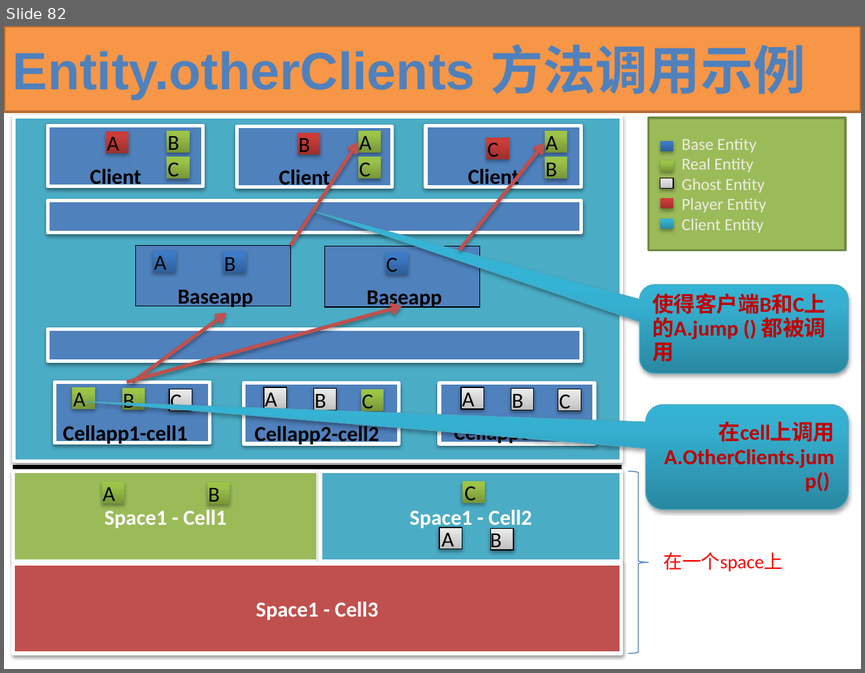
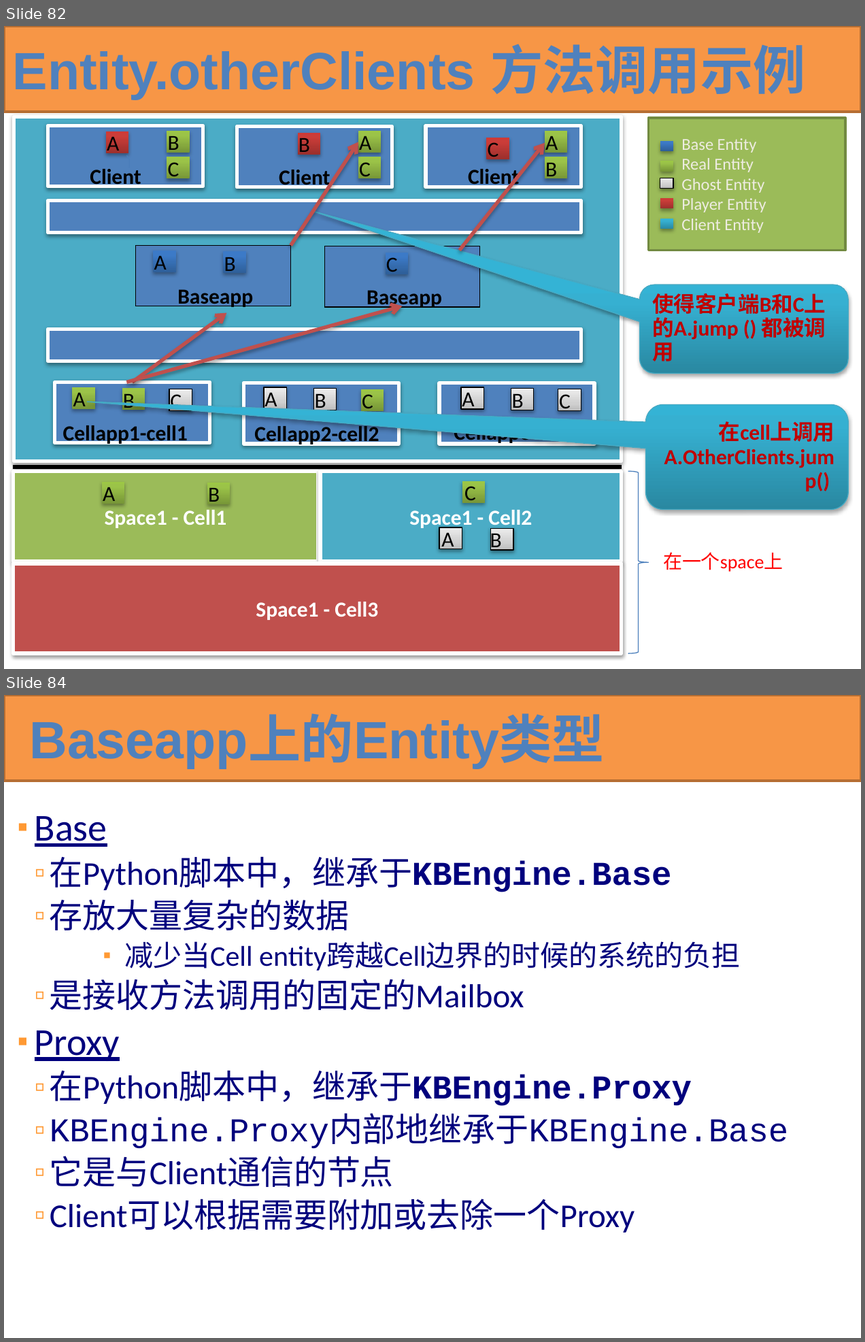
Before and after one commit to kbengine/kbengine_docs, a slide deck: KBEngine技术预览.pptx. Shown one above the other, each under a label of ours: slide 82 before the commit, slides 82 and 84 after it; the slides between them are not shown. The pictures are 865x673 and 865x1342 pixels, drawn with LibreOffice and Linux fonts; fonts in the diff are those of the drawing. Boxes give left, top, right and bottom in pixels: in the first picture for what was removed or moved away, otherwise in the second. Text is boxed around its words. In the diff, an @@ line names an element or a change of style, - is before the commit and + after.

```diff
--- a/KBEngine技术预览.pptx
+++ b/KBEngine技术预览.pptx
@@ slide 84 added at (4, 695, 861, 1338), background #FFFFFF @@
@@ rectangle added at (4, 695, 861, 781), fill #F79646, outline #B76F34 2 pt @@
@@ title added at (29, 717, 604, 768), 44.1 pt, text #4F81BD, bold @@
+Baseapp上的Entity类型
@@ text added at (35, 816, 788, 1232), 28 pt, text #00007D @@
+▪ Base
+  ▫ 在Python脚本中，继承于KBEngine.Base
+  ▫ 存放大量复杂的数据
+    ▪ 减少当Cell entity跨越Cell边界的时候的系统的负担
+  ▫ 是接收方法调用的固定的Mailbox
+▪ Proxy
+  ▫ 在Python脚本中，继承于KBEngine.Proxy
+  ▫ KBEngine.Proxy内部地继承于KBEngine.Base
+  ▫ 它是与Client通信的节点
+  ▫ Client可以根据需要附加或去除一个Proxy
```
Also in this commit, not shown: 11 other slides added.
